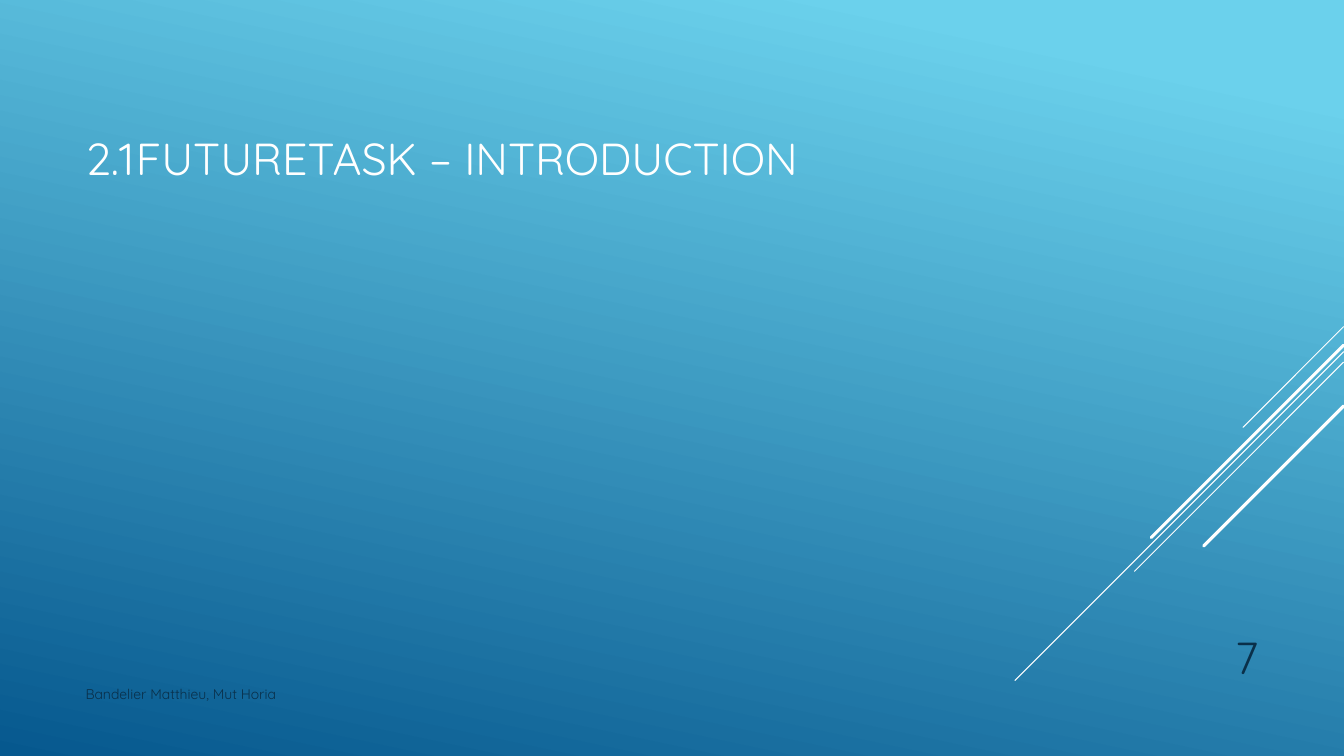
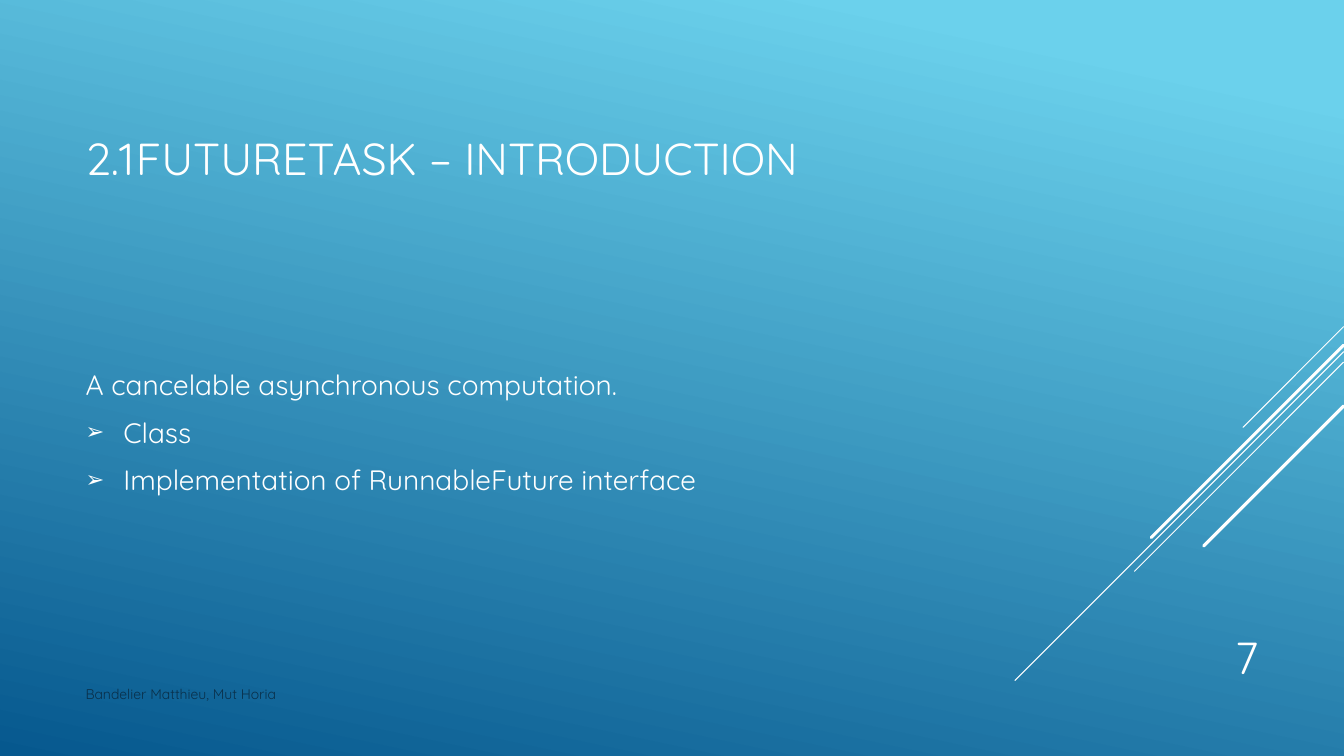
Before and after one commit to Drakesinger/FutureTaskAndCallable, a slide deck: slide 7 of presentation/CallableFutureTask.pptx. Drawn at 1344x756 pixels with LibreOffice and Linux fonts; fonts in the diff are those of the drawing. Boxes give left, top, right and bottom in pixels: in the first picture for what was removed or moved away, otherwise in the second. Text is boxed around its words. In the diff, an @@ line names an element or a change of style, - is before the commit and + after.

Commit message:
Add Specialized FutureTask.

```diff
--- a/presentation/CallableFutureTask.pptx
+++ b/presentation/CallableFutureTask.pptx
@@ text added at <box>86,374,696,496</box>, 20 pt, text #FFFFFF @@
+A cancelable asynchronous computation.
+➢ Class
+➢ Implementation of RunnableFuture interface
@@ page number at <box>1235,642,1258,674</box>: text colour #0A304A to #FFFFFF @@
```
Also in this commit, not shown: 6 other slides changed, 3 other files.
